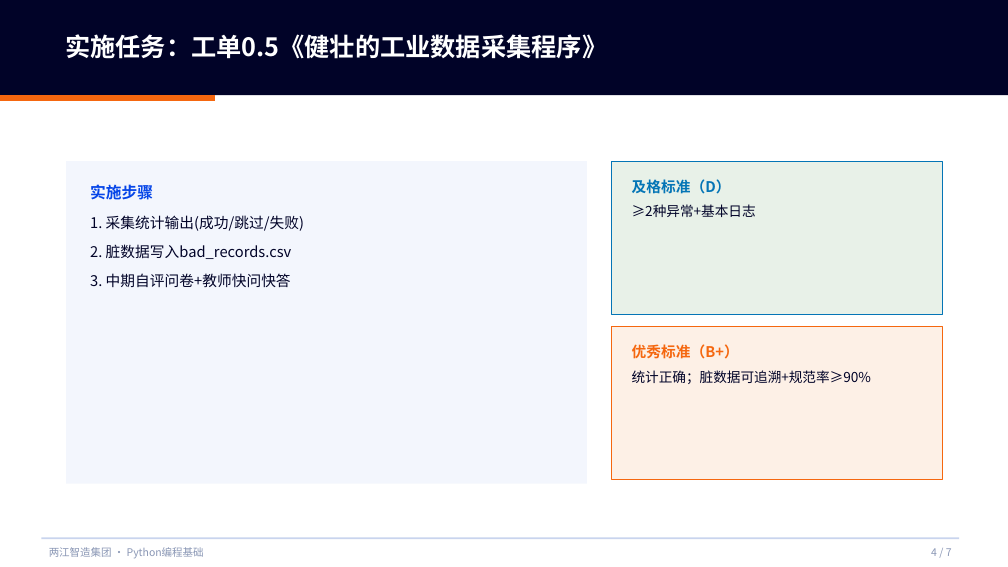
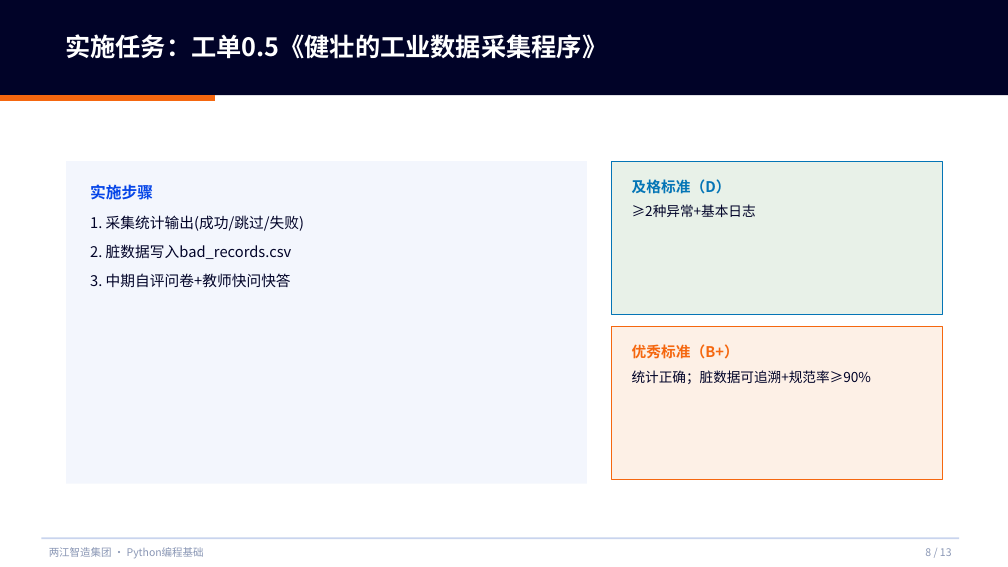
Before and after one commit to tianqiongenze/programming-fundamentals, a slide deck: slide 8 of V2授课PPT/W06-第12次课-给程序写病历本.pptx (slide 5 before the commit). Drawn at 1008x567 pixels with LibreOffice and Linux fonts; fonts in the diff are those of the drawing. Boxes give left, top, right and bottom in pixels: in the first picture for what was removed or moved away, otherwise in the second. Text is boxed around its words. In the diff, an @@ line names an element or a change of style, - is before the commit and + after.

```diff
--- a/V2授课PPT/W06-第12次课-给程序写病历本.pptx
+++ b/V2授课PPT/W06-第12次课-给程序写病历本.pptx
@@ text at box(925, 548, 952, 556): text changed @@
-4 / 7
+8 / 13
```
Also in this commit, not shown: 4 other slides changed, 3 slides added, 23 other files.
